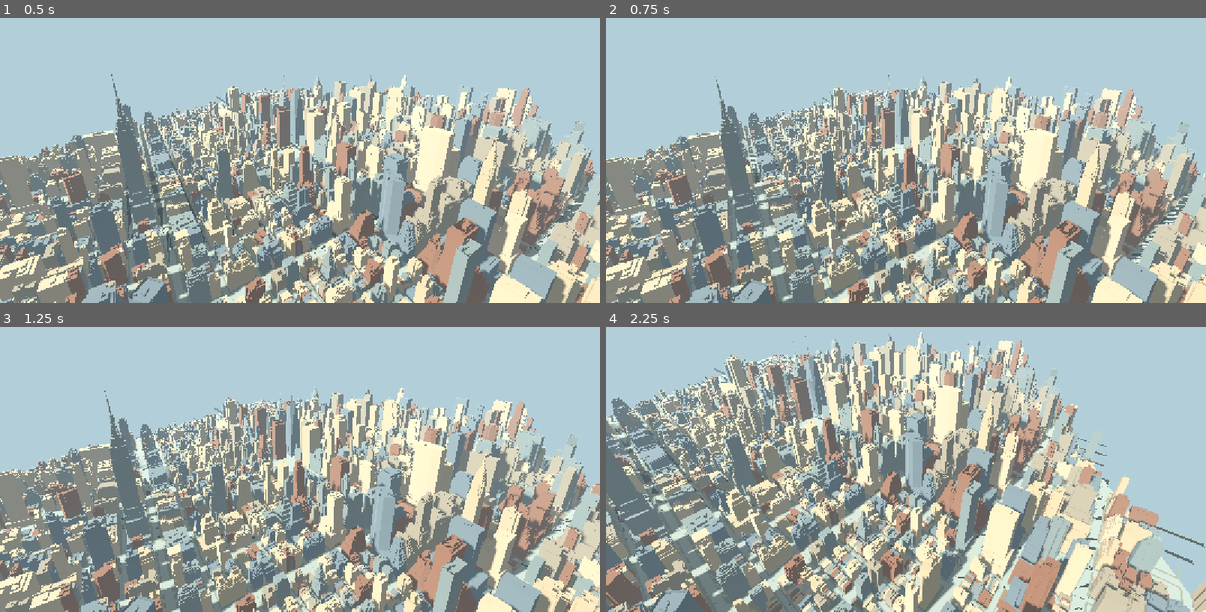
Above: before the commit, frames 1-4 (two rows, left to right).
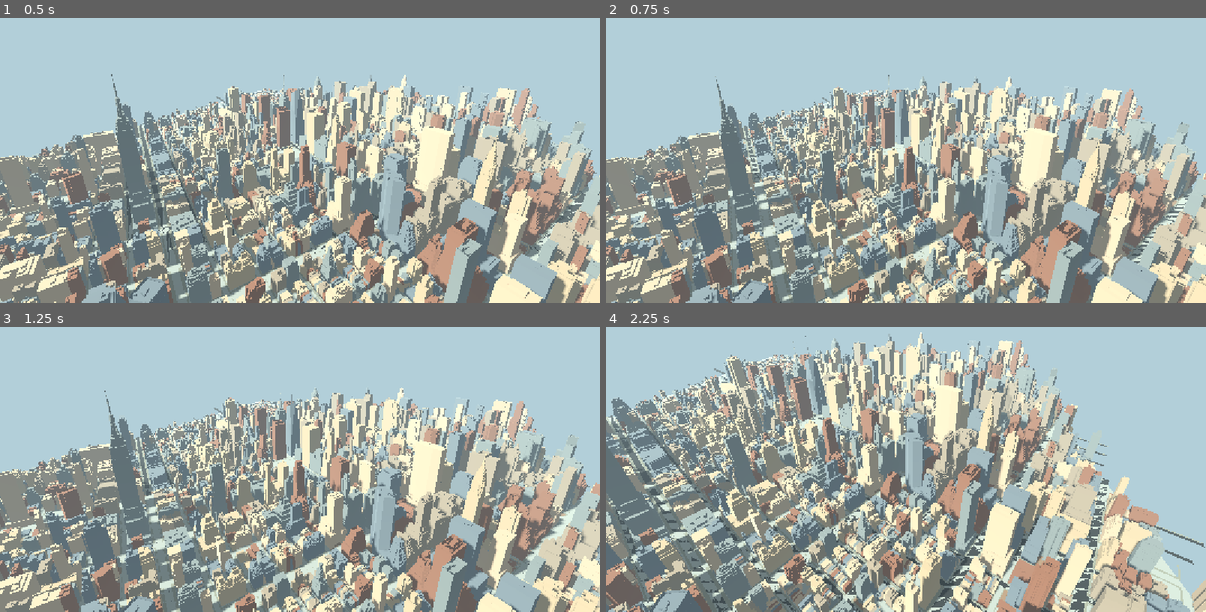
Above: after the commit, the same moments.

Repository: Marley12554/kestrel-bay
Game: Godot game, scene res://map.tscn
The game is run twice, just before and just after one commit, with the same random seed, the same clock (stepped at 60 frames per second) and the same inputs.
Inputs (mouse positions are in pixels of both pictures, inside the frame that each line leads up to):
- Up to frame 1 (0.5 s): no input
- Up to frame 2 (0.75 s): tap Enter at 0.5 s; move the mouse to (1038, 106) at 0.52 s; hold D from 0.53 s (still down); hold E from 0.53 s (still down); click (1038, 106) at 0.67 s
- Up to frame 3 (1.25 s): keep holding D; keep holding E
- Up to frame 4 (2.25 s): release D at 1.25 s; release E at 1.25 s; drag from (786, 449) to (876, 503) at 1.27 s; tap Space at 2 s; move the mouse to (966, 352) at 2.02 s; hold D from 2.03 s (still down); hold E from 2.03 s (still down)

Frame 1 is identical in both runs. In frame 2, 0.4% of the frame differs, in the area x 3-97%, y 24-100%; in frame 3, 0.5%; in frame 4, 2.3%, in the area x 0-100%, y 6-100%.

Commit message:
Keep Midtown flight at the selected mph across frame rates

Diff:
--- a/preview/flight.gd
+++ b/preview/flight.gd
@@ -8,6 +8,10 @@
 var look_finger := -1
 var dragging := false
 var frames := 0
+var last_move_usec := 0
+const METRES_PER_SECOND_PER_MPH := 0.44704
+const MIN_HEIGHT := 1.7
+const MAX_HEIGHT := 1800.0
 
 func _ready() -> void:
 	camera.position = Vector3(520, 535, 940)
@@ -19,12 +23,17 @@
 		_resize()
 		get_window().size_changed.connect(_resize)
 	get_window().focus_exited.connect(_release)
+	get_window().focus_entered.connect(_reset_clock)
+
+func _reset_clock() -> void:
+	last_move_usec = 0
 
 func _resize() -> void:
 	var pixels := get_window().size
 	get_viewport().scaling_3d_scale = minf(1.0, sqrt(2100000.0 / (float(pixels.x) * pixels.y)))
 
 func _release() -> void:
+	_reset_clock()
 	look_finger = -1
 	dragging = false
 
@@ -47,7 +56,11 @@
 		if Input.mouse_mode == Input.MOUSE_MODE_CAPTURED or dragging or (web and bool(web.midtownLocked)):
 			look(event.screen_relative)
 
-func _process(dt: float) -> void:
+func _process(_dt: float) -> void:
+	# Engine delta can omit elapsed time at low frame rates. Free flight has no physics steps.
+	var now := Time.get_ticks_usec()
+	var elapsed := (now - last_move_usec) / 1_000_000.0 if last_move_usec != 0 else 0.0
+	last_move_usec = now
 	var dir := Vector3.ZERO
 	if not web or not bool(web.midtownInControls):
 		dir.x = float(Input.is_physical_key_pressed(KEY_D)) - float(Input.is_physical_key_pressed(KEY_A))
@@ -57,8 +70,10 @@
 		speed_mph = float(web.midtownSpeed)
 		dir += Vector3(float(web.midtownX), float(web.midtownY), float(web.midtownZ))
 	var motion := camera.global_basis.x * dir.x + camera.global_basis.z * dir.z + Vector3.UP * dir.y
-	camera.position += motion.limit_length(1.0) * speed_mph * .44704 * minf(dt, .1)
-	camera.position = camera.position.clamp(Vector3(-1350, 1.7, -1500), Vector3(1350, 1800, 1500))
+	if (camera.position.y <= MIN_HEIGHT + 0.001 and motion.y < 0.0) or (camera.position.y >= MAX_HEIGHT - 0.001 and motion.y > 0.0):
+		motion.y = 0.0
+	camera.position += motion.normalized() * speed_mph * METRES_PER_SECOND_PER_MPH * elapsed
+	camera.position = camera.position.clamp(Vector3(-1350, MIN_HEIGHT, -1500), Vector3(1350, MAX_HEIGHT, 1500))
 	frames += 1
 	if web and (frames == 2 or frames % 15 == 0):
 		web.midtownReady = true
